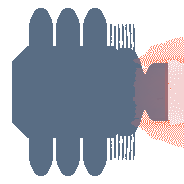
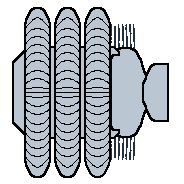
Two versions of the same layered image (184 x 184). Layer-by-layer changes:
added group "Layer Group" with 18 layers above "dither alpha #2" over bbox(12, 7, 184, 178)
added group "Ship parts copy" with 9 layers in group "Layer Group" over bbox(12, 7, 169, 178)
added layer "Visible #4" in group "Ship parts copy" over bbox(24, 7, 111, 178)
added layer "colony ship cargo hold #2" in group "Ship parts copy" over bbox(12, 46, 120, 139)
added layer "colony ship fuel tank #2" in group "Ship parts copy" over bbox(107, 47, 147, 138)
added layer "colony ship thruster #1" in group "Ship parts copy" over bbox(140, 63, 169, 122)
added layer "colony ship radiators #1" in group "Ship parts copy" over bbox(110, 24, 135, 160)
hid "dither alpha #2" over bbox(12, 8, 184, 176)
